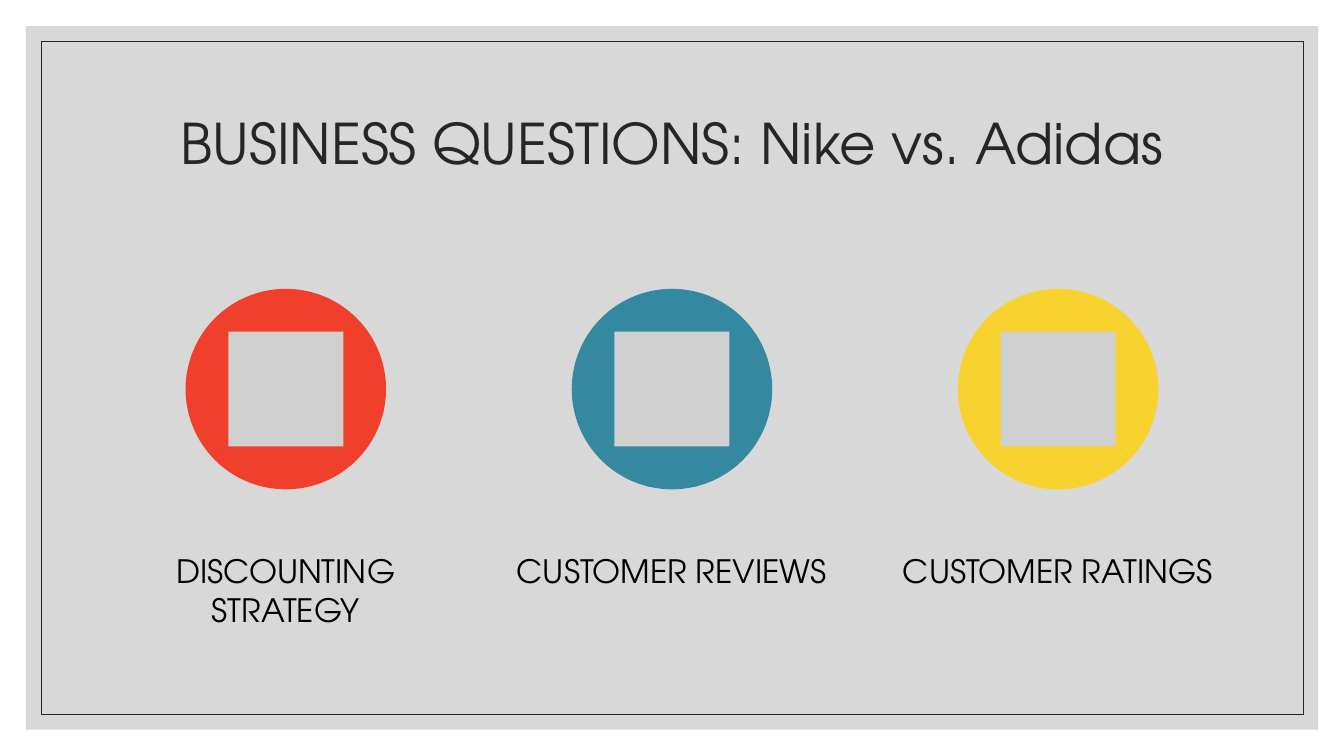
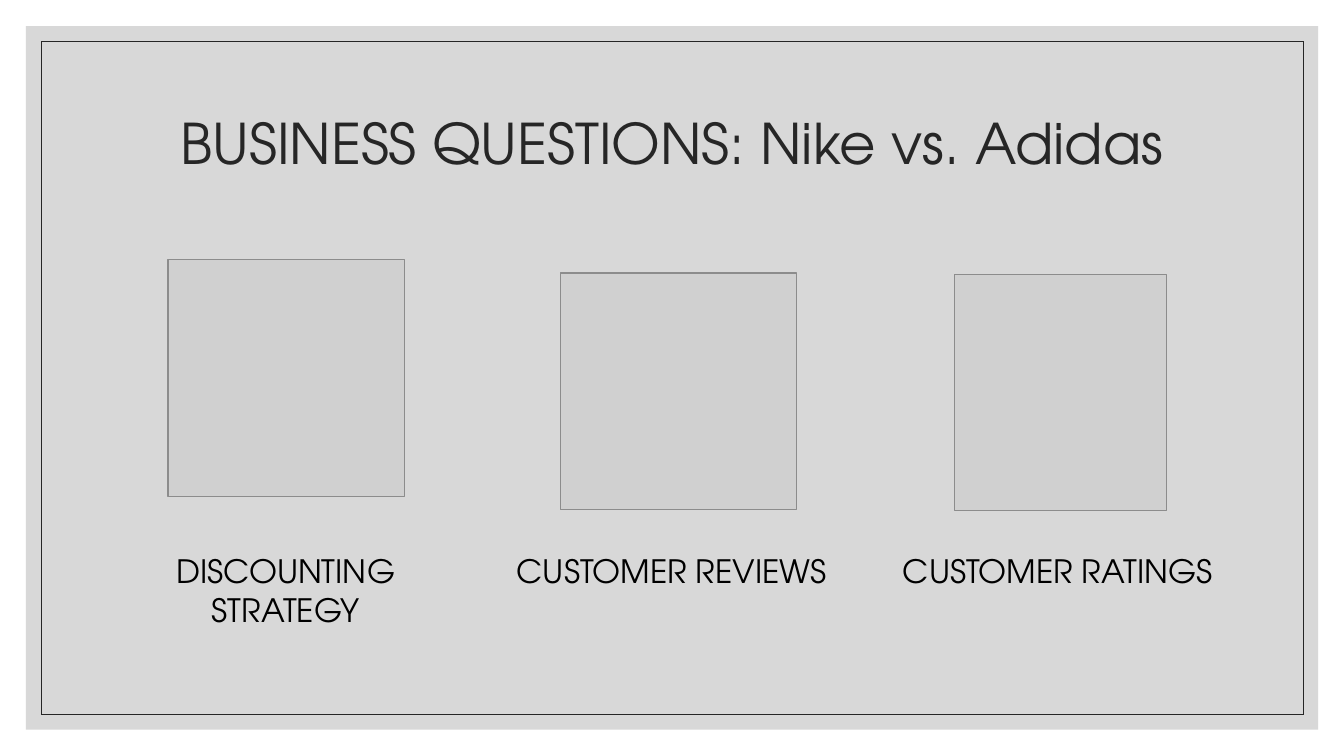
Before and after one commit to abgarberpaul/Nike-vs-Adidas, a slide deck: slide 2 of Nike_vs_Adidas.pptx. Drawn at 1344x756 pixels with LibreOffice and Linux fonts; fonts in the diff are those of the drawing; grey boxes stand for pictures. Boxes give left, top, right and bottom in pixels: in the first picture for what was removed or moved away, otherwise in the second. Text is boxed around its words. In the diff, an @@ line names an element or a change of style, - is before the commit and + after.

```diff
--- a/Nike_vs_Adidas.pptx
+++ b/Nike_vs_Adidas.pptx
@@ picture added at box(168, 260, 404, 496) @@
@@ picture added at box(561, 273, 797, 509) @@
@@ picture added at box(955, 274, 1167, 510) @@
@@ group removed at box(186, 289, 1158, 490): 3 ellipses, 3 pictures @@
```
Also in this commit, not shown: 4 other slides changed.
